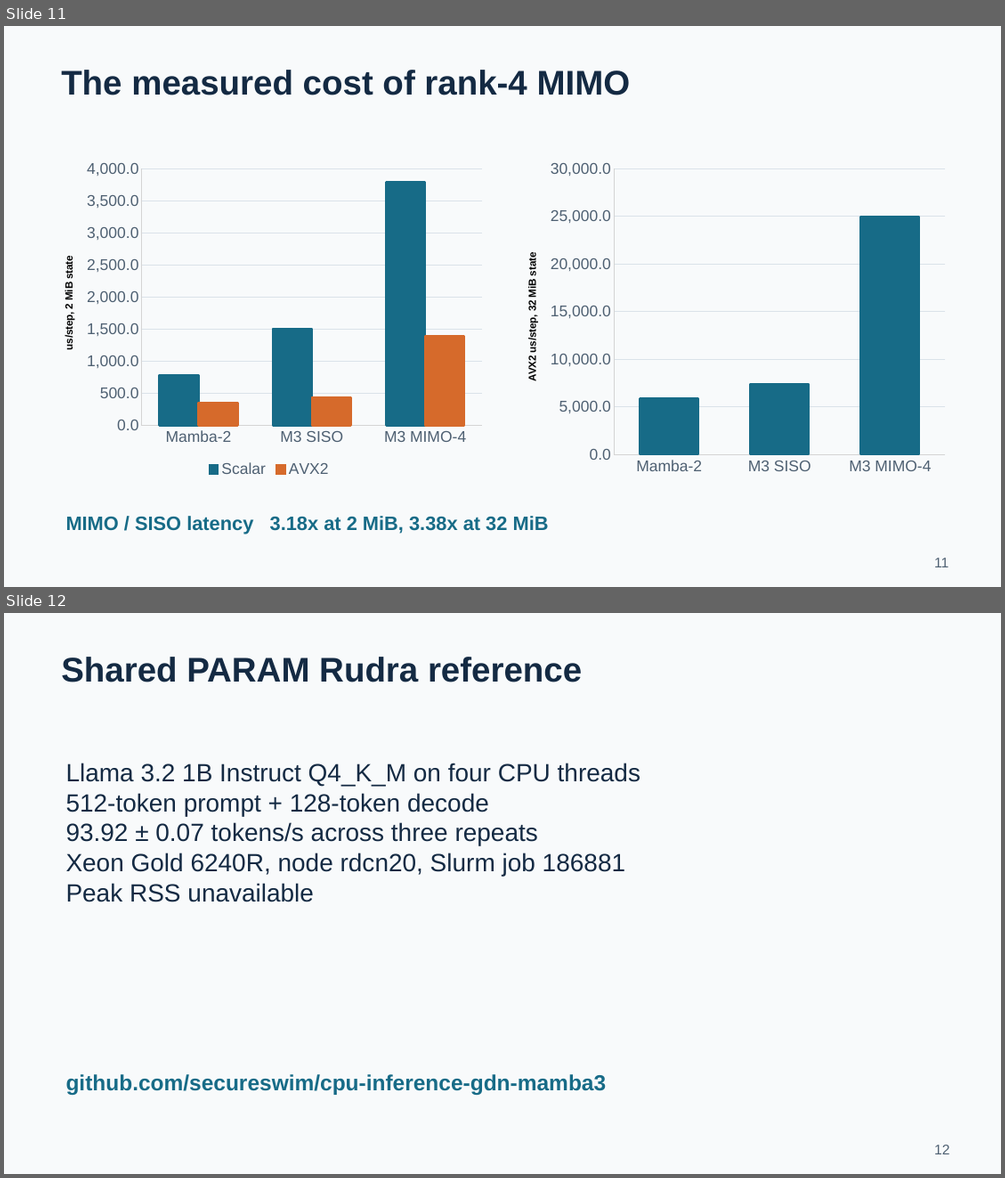
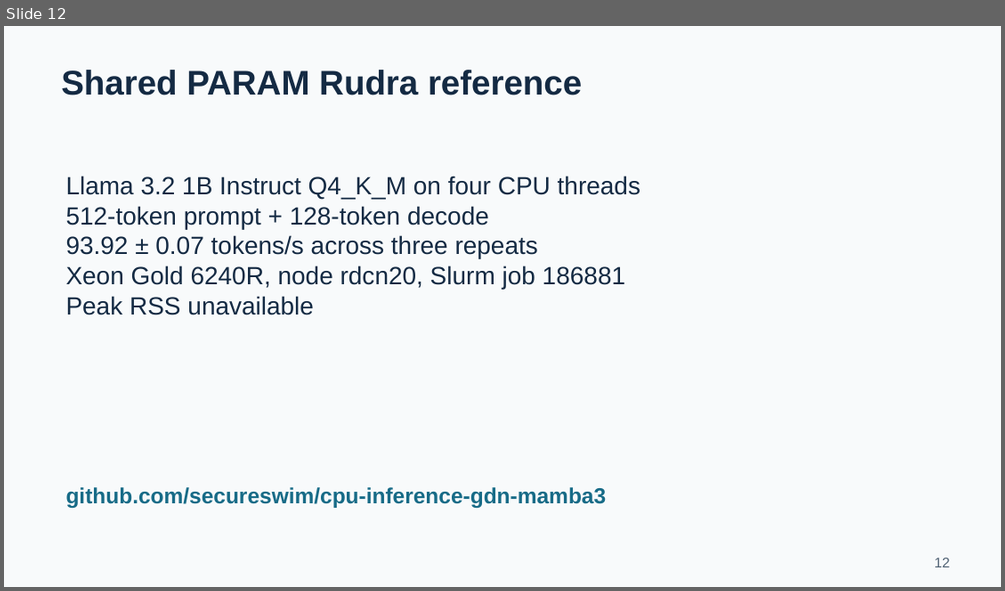
Before and after one commit to secureswim/cpu-inference-gdn, a slide deck: output/Project_1_Presentation.pptx. Shown one above the other, each under a label of ours: slides 11 and 12 before the commit, slide 12 after it. The pictures are 1005x1178 and 1005x591 pixels, drawn with LibreOffice and Linux fonts; fonts in the diff are those of the drawing. Boxes give left, top, right and bottom in pixels: in the first picture for what was removed or moved away, otherwise in the second. Text is boxed around its words. In the diff, an @@ line names an element or a change of style, - is before the commit and + after.

```diff
--- a/output/Project_1_Presentation.pptx
+++ b/output/Project_1_Presentation.pptx
@@ slide 11 removed at [4, 26, 1001, 587], background #F8FAFB @@
@@ text removed at [61, 70, 631, 95] @@
-The measured cost of rank-4 MIMO
@@ column chart removed at [47, 154, 491, 482] @@
-categories: Mamba-2, M3 SISO, M3 MIMO-4
-Scalar: 800, 1500, 3800
-AVX2: 400, 400, 1400
@@ column chart removed at [510, 154, 955, 482] @@
-categories: Mamba-2, M3 SISO, M3 MIMO-4
-Series 1: 5900, 7400, 25000
@@ text removed at [66, 516, 549, 534] @@
-MIMO / SISO latency 3.18x at 2 MiB, 3.38x at 32 MiB
@@ text removed at [934, 557, 948, 567] @@
-11
```
Also in this commit, not shown: 1 slide changed, 3 slides added, 2 other slides removed, 40 other files.
